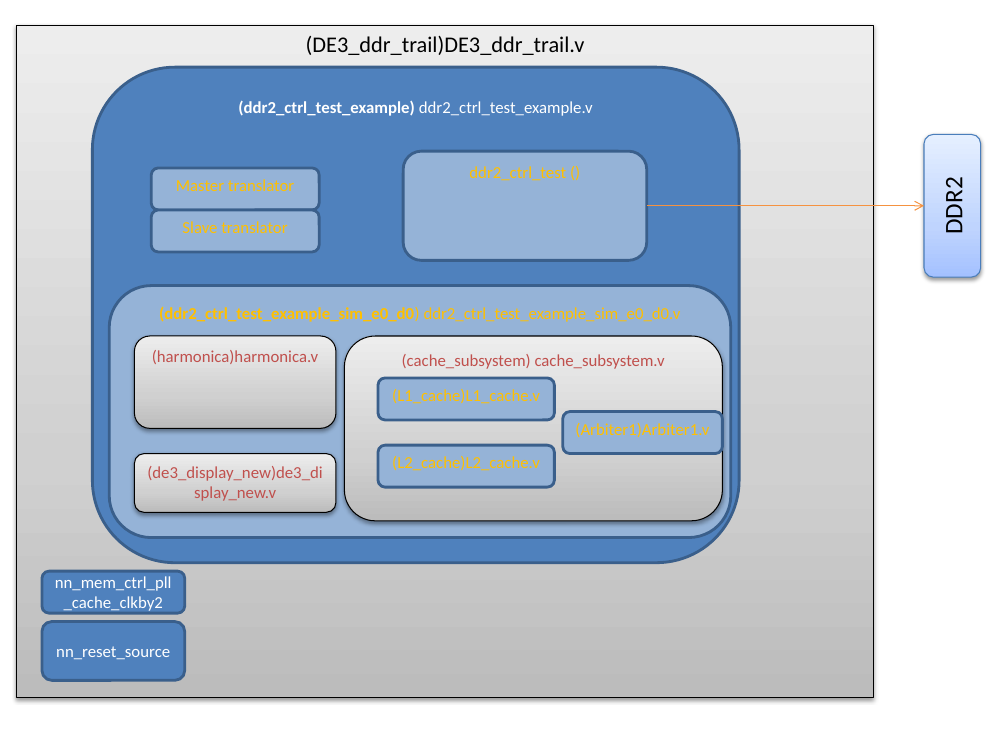
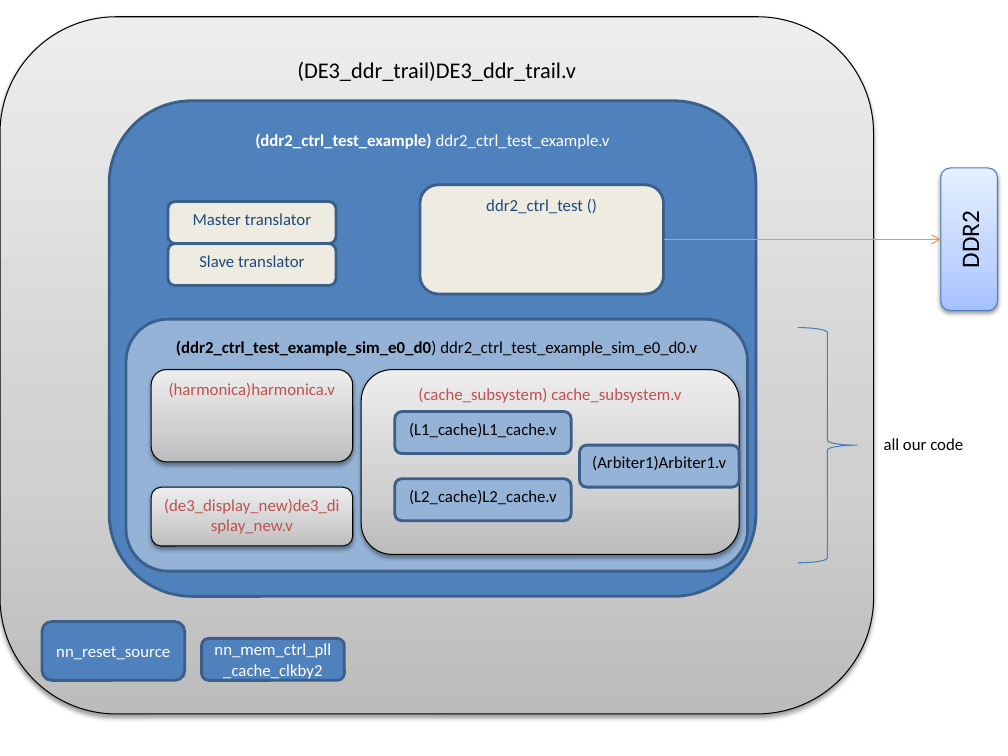
Before and after one commit to nnigania3/harp-system, a slide deck: slide 1 of doc/gatech-thesis-1.8/myfigures/files_organization.pptx. Drawn at 1008x756 pixels with LibreOffice and Linux fonts; fonts in the diff are those of the drawing. Boxes give left, top, right and bottom in pixels: in the first picture for what was removed or moved away, otherwise in the second. Text is boxed around its words. In the diff, an @@ line names an element or a change of style, - is before the commit and + after.

```diff
--- a/doc/gatech-thesis-1.8/myfigures/files_organization.pptx
+++ b/doc/gatech-thesis-1.8/myfigures/files_organization.pptx
@@ rounded rectangle "(DE3_ddr_trail)DE3_ddr_trail.v": place and size @@
-rounded rectangle "(DE3_ddr_trail)DE3_ddr_trail.v" at (17, 25, 874, 698)
+rounded rectangle "(DE3_ddr_trail)DE3_ddr_trail.v" at (0, 17, 874, 715)
@@ rounded rectangle "(DE3_ddr_trail)DE3_ddr_trail.v" at (0, 17, 874, 715): rectangle to rounded rectangle @@
@@ text colour #FFC000 to #1F497D; fill #95B3D7 to #EEECE1 in 3 elements at (420, 184, 664, 293), (168, 202, 337, 244), (168, 244, 337, 286) @@
@@ 11 rounded rectangles, 1 arrow: place and size @@
-11 rounded rectangles, 1 arrow at (93, 68, 981, 563)
+11 rounded rectangles, 1 arrow at (109, 101, 997, 597)
@@ right brace added at (798, 328, 857, 562), outline #4B7EBC 0.75 pt @@
@@ text colour #FFC000 to #000000 in 4 elements at (395, 411, 572, 454), (395, 479, 572, 521), (126, 320, 748, 572), (580, 446, 739, 488) @@
@@ rounded rectangle "(Arbiter1)Arbiter1.v": place and size @@
-rounded rectangle "(Arbiter1)Arbiter1.v" at (562, 411, 722, 454)
+rounded rectangle "(Arbiter1)Arbiter1.v" at (580, 446, 739, 488)
@@ text added at (884, 438, 963, 450), 12 pt, text #000000 @@
+all our code
@@ rounded rectangle "nn_mem_ctrl_pll_cache_clkby2": place and size @@
-rounded rectangle "nn_mem_ctrl_pll_cache_clkby2" at (42, 572, 185, 614)
+rounded rectangle "nn_mem_ctrl_pll_cache_clkby2" at (202, 638, 345, 680)
```
Also in this commit, not shown: 28 other files.
